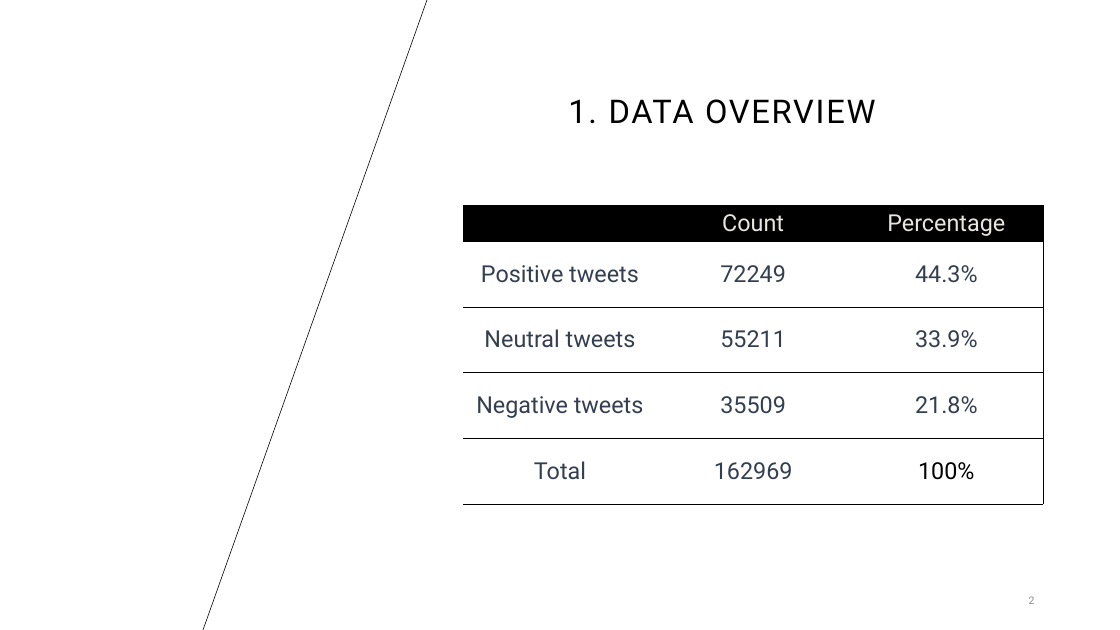
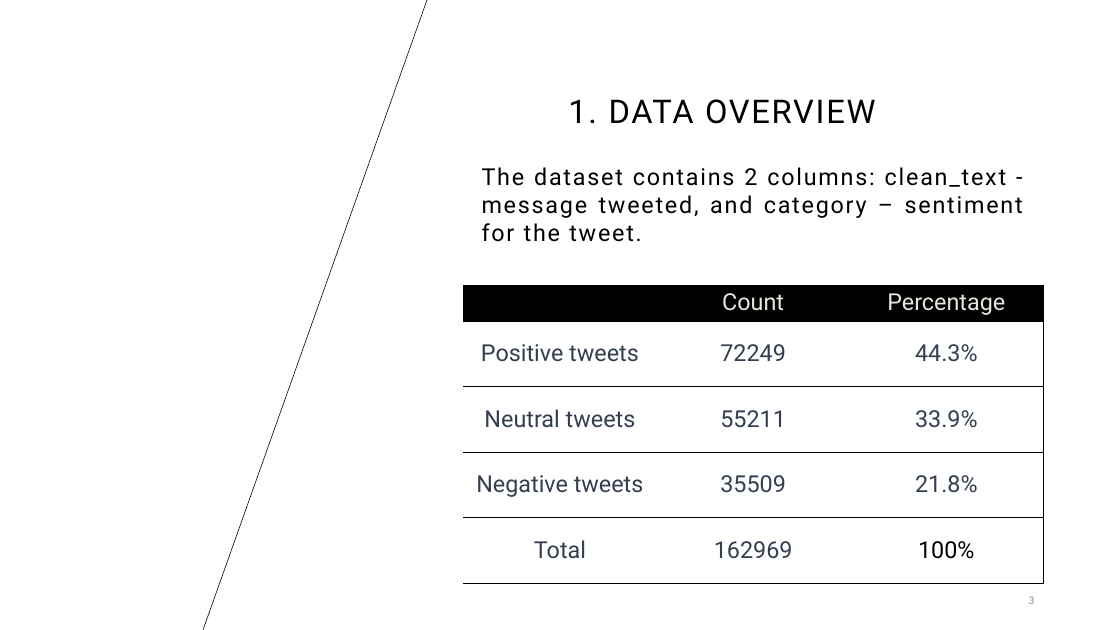
Before and after one commit to ngannk92/tweet_sentiment, a slide deck: slide 3 of tweet sentiment.pptx (slide 2 before the commit). Drawn at 1120x630 pixels with LibreOffice and Linux fonts; fonts in the diff are those of the drawing; background and template pictures are left out. Boxes give left, top, right and bottom in pixels: in the first picture for what was removed or moved away, otherwise in the second. Text is boxed around its words. In the diff, an @@ line names an element or a change of style, - is before the commit and + after.

```diff
--- a/tweet sentiment.pptx
+++ b/tweet sentiment.pptx
@@ text added at <box>482,167,1023,242</box>, 20 pt, text #000000 @@
+The dataset contains 2 columns: clean_text - message tweeted, and category – sentiment for the tweet.
@@ table: place and size @@
-table at <box>464,206,1044,505</box>
+table at <box>464,285,1044,584</box>
```
Also in this commit, not shown: 6 other slides changed, 4 slides added.
